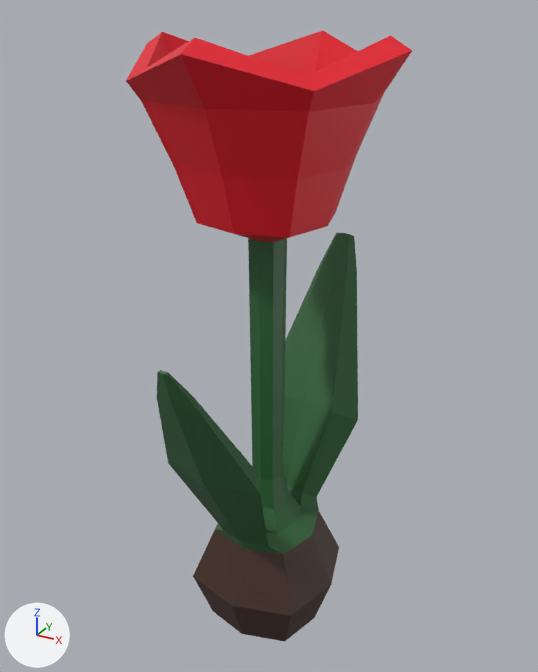
One commit to the FBX model Assets/Objects/Models/flower_001.fbx: the scene before it, then after it.
Camera for both pictures: a 50 mm lens placed at (8.53, 0.37, 2.11), pointed at (7.17, 2.85, 0.87). The lights are fixed; the arrows at lower left show +X, +Y and +Z.

Objects in the first picture: 'Flower_001'.
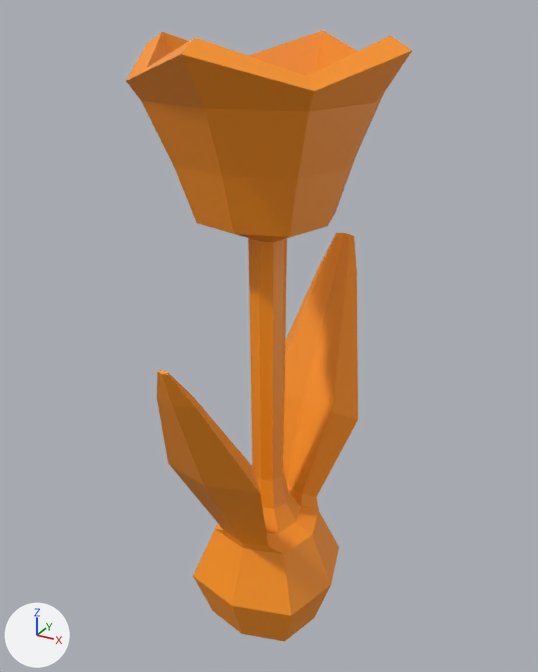
The newer file is also turned or shifted as a whole; pictures and numbers use the older file's frame.

Patch to the scene script:
```diff
--- a/Assets/Objects/Models/flower_001.fbx.py
+++ b/Assets/Objects/Models/flower_001.fbx.py
@@ me_cube @@
 me_cube.from_pydata(...)  # 224 vertices, 222 faces; spans x -0.52..0.52, y -0.7..0.76, z -1.52..1.04
 # used by ob_flower_001; location = (7.199, 2.783, 0.994)
+# me_cube part 1: all 64 faces that had it switch from mat_material_007 (red #e70b25) to mat_material_010 (orange #ff951a)
+# me_cube part 2: all 80 faces that had it switch from mat_material_008 (dark green #2f6338) to mat_material_010 (orange #ff951a)
+# me_cube part 3: all 27 faces that had it switch from mat_material_009 (brown #442c23) to mat_material_010 (orange #ff951a)
```

What differs and where, as boxes [x1, y1, x2, y2] in the pictures (538 x 672 px):
part 1 of me_cube, recoloured (red to brown)
    both: [126, 30, 412, 242]
part 2 of me_cube, recoloured (green to orange)
    both: [157, 233, 358, 554]
part 3 of me_cube, recoloured (brown to orange)
    both: [193, 512, 339, 642]
